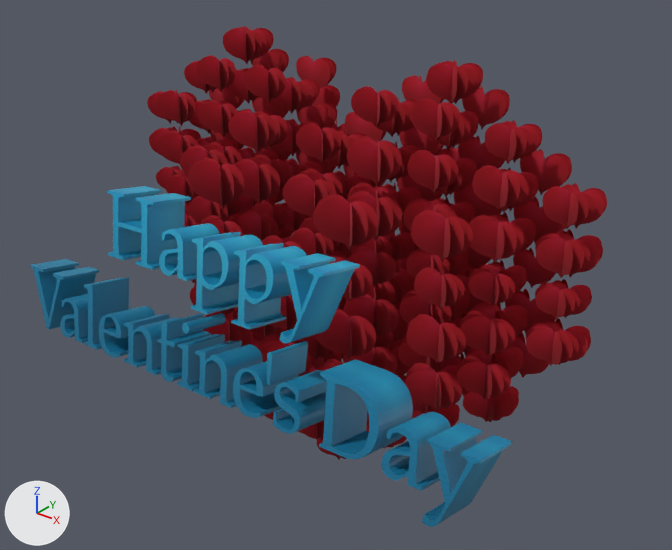
What one commit did to the glTF model box_ar/heart_obj.glb.
Rendered twice from a 50 mm lens placed at (2.17, -2.76, 2.65), pointed at (0.01, -0.05, 0.97). Lighting does not change. The marker at lower left points along +X, +Y and +Z. The first picture is the older version. Vertices at exactly the same position are counted once.
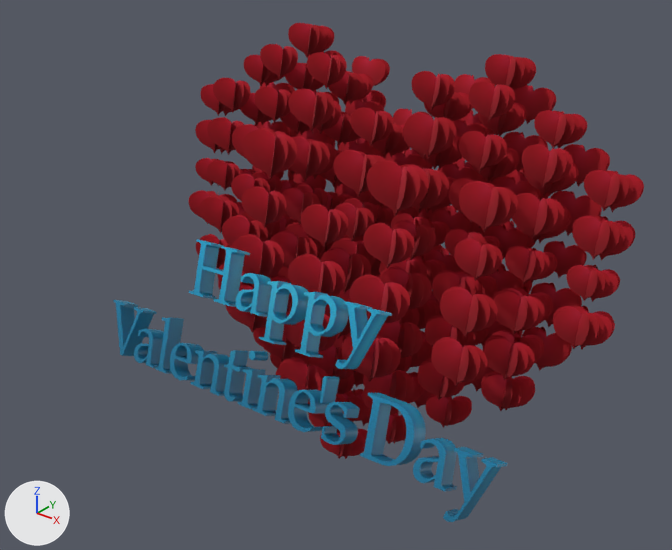
Location of each change, [x1, y1, x2, y2] in pixels of the pictures (672 x 550 px; the box of a moved part takes in the faces that stretch with it):
'Curve.597', reshaped, turned
    before: [30, 26, 607, 527]
    after: [113, 23, 644, 522]
part 1 of me_curve_597, moved or reshaped
    before: [422, 423, 513, 527]
    after: [443, 447, 508, 522]
part 2 of me_curve_597, moved or reshaped
    before: [382, 412, 451, 491]
    after: [413, 438, 457, 492]
part 3 of me_curve_597, moved or reshaped
    before: [319, 359, 413, 459]
    after: [360, 393, 426, 466]
part 4 of me_curve_597, moved or reshaped
    before: [273, 370, 327, 434]
    after: [321, 402, 360, 445]
part 5 of me_curve_597, moved or reshaped
    before: [267, 341, 308, 385]
    after: [320, 376, 339, 404]
part 6 of me_curve_597, moved or reshaped
    before: [233, 361, 298, 418]
    after: [288, 390, 328, 432]
part 7 of me_curve_597, moved or reshaped
    before: [194, 341, 263, 408]
    after: [252, 375, 298, 424]
part 8 of me_curve_597, moved or reshaped
    before: [177, 334, 225, 391]
    after: [237, 369, 266, 409]
part 9 of me_curve_597, moved or reshaped
    before: [182, 313, 225, 334]
    after: [249, 351, 268, 361]
part 10 of me_curve_597, moved or reshaped
    before: [157, 313, 211, 382]
    after: [224, 350, 253, 401]
part 11 of me_curve_597, moved or reshaped
    before: [124, 314, 181, 375]
    after: [190, 351, 229, 396]
part 12 of me_curve_597, moved or reshaped
    before: [99, 306, 155, 358]
    after: [170, 343, 204, 381]
part 13 of me_curve_597, moved or reshaped
    before: [84, 277, 129, 350]
    after: [155, 317, 184, 374]
part 14 of me_curve_597, moved or reshaped
    before: [60, 294, 88, 343]
    after: [134, 329, 164, 368]
part 15 of me_curve_597, moved or reshaped
    before: [30, 259, 99, 329]
    after: [113, 300, 157, 356]
part 16 of me_curve_597, moved or reshaped
    before: [279, 253, 360, 343]
    after: [335, 301, 392, 369]
part 17 of me_curve_597, moved or reshaped
    before: [232, 243, 307, 330]
    after: [295, 292, 349, 358]
part 18 of me_curve_597, moved or reshaped
    before: [191, 232, 263, 314]
    after: [259, 281, 308, 345]
part 19 of me_curve_597, moved or reshaped
    before: [159, 223, 219, 281]
    after: [236, 273, 272, 317]
part 20 of me_curve_597, moved or reshaped
    before: [107, 186, 191, 270]
    after: [189, 239, 250, 307]

Edits to the bpy script that builds the scene:
```text
Change me_curve_597:
    remove me_curve_597.from_pydata(...)  # 67972 vertices, 71461 faces; spans x -1.14..1.15, y -0.86..0.44, z 0.01..1.9
    add me_curve_597.from_pydata(...)  # 67972 vertices, 71461 faces; spans x -1.09..1.09, y -0.7..0.44, z 0.01..1.9
    me_curve_597 part 1: the loose piece of 174 vertices spanning x 0.96..1.15, y -0.86..-0.63, z 0.7..1.02 is scaled about its middle by (0.895, 0.476, 0.904), then moved by (-0.09, 0.1, -0.35)
    me_curve_597 part 2: the loose piece of 238 vertices spanning x 0.81..0.97, y -0.84..-0.63, z 0.79..1.0 is scaled about its middle by (0.896, 0.468, 0.892), then moved by (-0.07, 0.1, -0.35)
    me_curve_597 part 3: the loose piece of 136 vertices spanning x 0.52..0.79, y -0.83..-0.6, z 0.77..1.07 is multiplied about its middle by the matrix ((0.902, -0.042, 0.004), (-0.039, 0.474, 0.044), (0.003, 0.04, 0.9)), then moved by (-0.05, 0.1, -0.35)
    me_curve_597 part 4: the loose piece of 274 vertices spanning x 0.34..0.47, y -0.82..-0.61, z 0.76..0.96 is scaled about its middle by (0.895, 0.468, 0.891), then moved by (-0.03, 0.11, -0.35)
    me_curve_597 part 5: the loose piece of 94 vertices spanning x 0.29..0.32, y -0.79..-0.59, z 0.89..1.04 is scaled about its middle by (0.714, 0.467, 0.889), then moved by (-0.02, 0.11, -0.36)
    me_curve_597 part 6: the loose piece of 186 vertices spanning x 0.14..0.29, y -0.82..-0.61, z 0.74..0.95 is scaled about its middle by (0.895, 0.468, 0.893), then moved by (-0.01, 0.12, -0.35)
    me_curve_597 part 7: the loose piece of 240 vertices spanning x -0.07..0.15, y -0.81..-0.6, z 0.73..0.94 is scaled about its middle by (0.899, 0.47, 0.895), then moved by (0.01, 0.12, -0.35)
    me_curve_597 part 8: the loose piece of 92 vertices spanning x -0.17..-0.06, y -0.81..-0.6, z 0.72..0.93 is scaled about its middle by (0.884, 0.469, 0.894), then moved by (0.02, 0.12, -0.35)
    me_curve_597 part 9: the loose piece of 96 vertices spanning x -0.15..-0.1, y -0.77..-0.58, z 0.93..1.0 is scaled about its middle by (0.831, 0.464, 0.781), then moved by (0.02, 0.12, -0.36)
    me_curve_597 part 10: the loose piece of 98 vertices spanning x -0.28..-0.17, y -0.8..-0.58, z 0.71..0.97 is scaled about its middle by (0.886, 0.469, 0.894), then moved by (0.03, 0.12, -0.35)
    me_curve_597 part 11: the loose piece of 240 vertices spanning x -0.49..-0.27, y -0.8..-0.59, z 0.69..0.91 is scaled about its middle by (0.899, 0.47, 0.895), then moved by (0.05, 0.13, -0.34)
    me_curve_597 part 12: the loose piece of 186 vertices spanning x -0.64..-0.49, y -0.79..-0.58, z 0.68..0.89 is scaled about its middle by (0.895, 0.468, 0.893), then moved by (0.07, 0.13, -0.34)
    me_curve_597 part 13: the loose piece of 88 vertices spanning x -0.76..-0.65, y -0.79..-0.56, z 0.67..0.98 is scaled about its middle by (0.892, 0.479, 0.903), then moved by (0.08, 0.13, -0.35)
    me_curve_597 part 14: the loose piece of 234 vertices spanning x -0.91..-0.75, y -0.79..-0.58, z 0.66..0.87 is scaled about its middle by (0.896, 0.468, 0.892), then moved by (0.09, 0.14, -0.34)
    me_curve_597 part 15: the loose piece of 124 vertices spanning x -1.14..-0.89, y -0.78..-0.55, z 0.65..0.95 is scaled about its middle by (0.901, 0.468, 0.886), then moved by (0.11, 0.14, -0.34)
    me_curve_597 part 16: the loose piece of 174 vertices spanning x 0.31..0.5, y -0.76..-0.54, z 1.06..1.38 is multiplied about its middle by the matrix ((0.902, -0.042, 0.004), (-0.039, 0.474, 0.044), (0.003, 0.04, 0.9)), then moved by (-0.03, 0.09, -0.38)
    me_curve_597 part 17: the loose piece of 278 vertices spanning x 0.09..0.29, y -0.76..-0.53, z 1.05..1.36 is scaled about its middle by (0.897, 0.473, 0.901), then moved by (-0.01, 0.1, -0.38)
    me_curve_597 part 18: the loose piece of 276 vertices spanning x -0.13..0.07, y -0.75..-0.52, z 1.03..1.34 is multiplied about its middle by the matrix ((0.902, -0.042, 0.004), (-0.039, 0.474, 0.044), (0.003, 0.04, 0.9)), then moved by (0.01, 0.1, -0.38)
    me_curve_597 part 19: the loose piece of 236 vertices spanning x -0.3..-0.13, y -0.73..-0.52, z 1.12..1.33 is scaled about its middle by (0.896, 0.468, 0.892), then moved by (0.03, 0.1, -0.38)
    me_curve_597 part 20: the loose piece of 240 vertices spanning x -0.62..-0.32, y -0.73..-0.49, z 1.09..1.4 is multiplied about its middle by the matrix ((0.902, -0.042, 0.004), (-0.039, 0.474, 0.044), (0.003, 0.04, 0.9)), then moved by (0.06, 0.11, -0.38)
Change ob_curve_597:
    ob_curve_597.rotation_euler: (0.0, 0.0, 0.0) -> (-0.215, 0.0, 0.0)  # degrees (0, 0, 0) -> degrees (-12, 0, 0)
```
